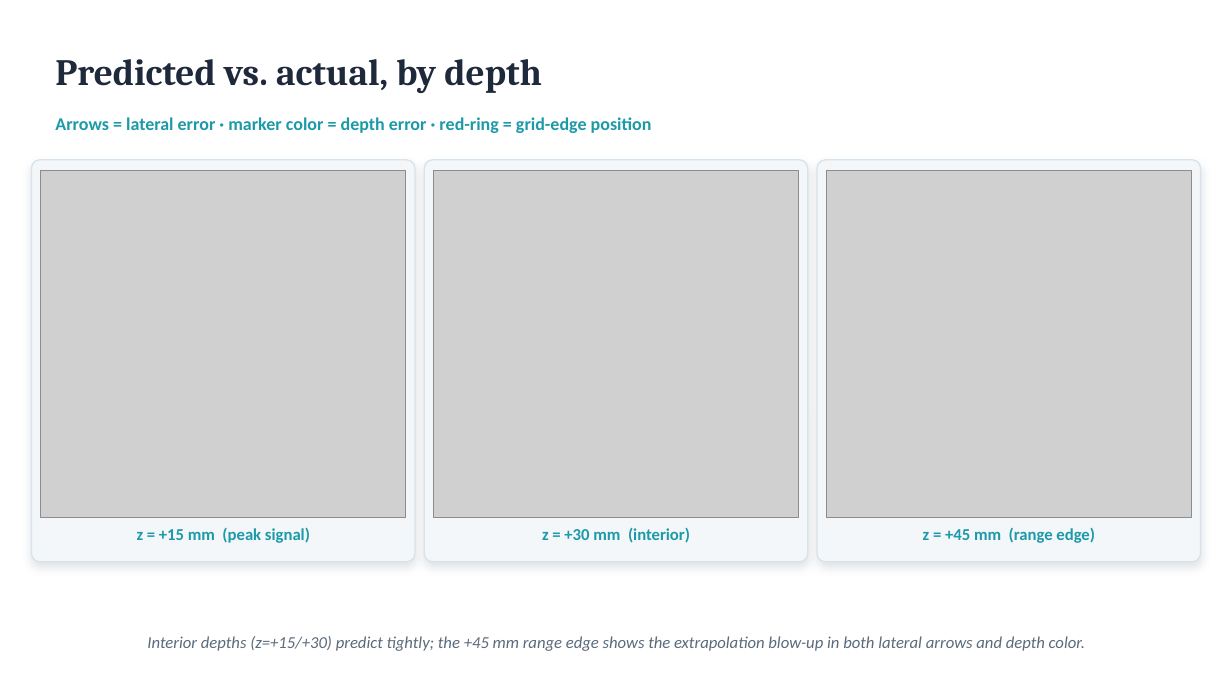
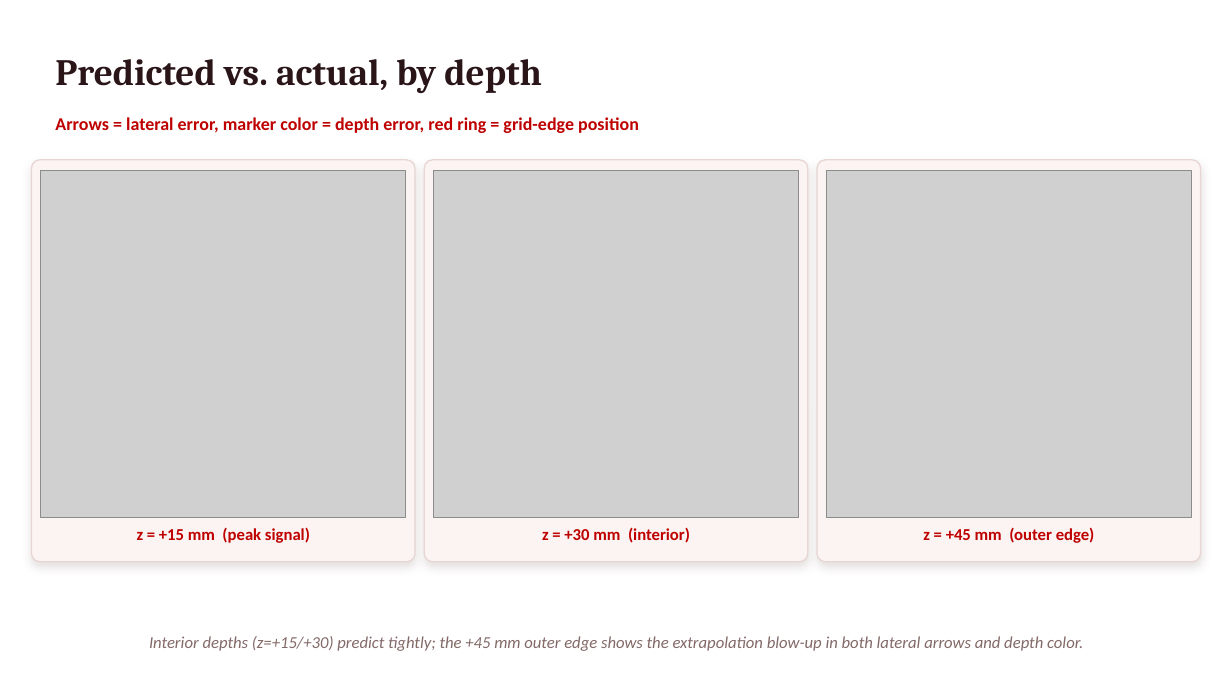
Before and after one commit to pmart1534/microwave-phantom-localization-cnn-mlp, a slide deck: slide 9 of regression_deck/Deck2_Simulated_Regression.pptx (slide 8 before the commit). Drawn at 1232x693 pixels with LibreOffice and Linux fonts; fonts in the diff are those of the drawing; grey boxes stand for pictures. Boxes give left, top, right and bottom in pixels: in the first picture for what was removed or moved away, otherwise in the second. Text is boxed around its words. In the diff, an @@ line names an element or a change of style, - is before the commit and + after.

```diff
--- a/regression_deck/Deck2_Simulated_Regression.pptx
+++ b/regression_deck/Deck2_Simulated_Regression.pptx
@@ text "Predicted vs. actual, by depth" at (55, 59, 542, 93): text colour #1E293B to #2A1618 @@
@@ text at (55, 117, 639, 133): text changed; text colour #1C9AA8 to #BE0000 @@
-Arrows = lateral error · marker color = depth error · red-ring = grid-edge position
+Arrows = lateral error, marker color = depth error, red ring = grid-edge position
@@ fill #F3F7FA to #FBF4F2; outline #D8E2EA 1 pt to #E7D6D1 1 pt; shadow changed in 3 elements at (424, 160, 808, 562), (817, 160, 1201, 562), (31, 160, 415, 562) @@
@@ text "z = +15 mm (peak ..." at (137, 527, 310, 543): text colour #1C9AA8 to #BE0000 @@
@@ text "z = +30 mm (interior)" at (542, 527, 690, 543): text colour #1C9AA8 to #BE0000 @@
@@ text at (923, 527, 1095, 543): text changed; text colour #1C9AA8 to #BE0000 @@
-z = +45 mm (range edge)
+z = +45 mm (outer edge)
@@ text at (149, 636, 1083, 651): text changed; text colour #5B6B7B to #836A68 @@
-Interior depths (z=+15/+30) predict tightly; the +45 mm range edge shows the extrapolation blow-up in both lateral arrows and depth color.
+Interior depths (z=+15/+30) predict tightly; the +45 mm outer edge shows the extrapolation blow-up in both lateral arrows and depth color.
```
Also in this commit, not shown: 8 other slides changed, 1 slide added, 14 other files.
